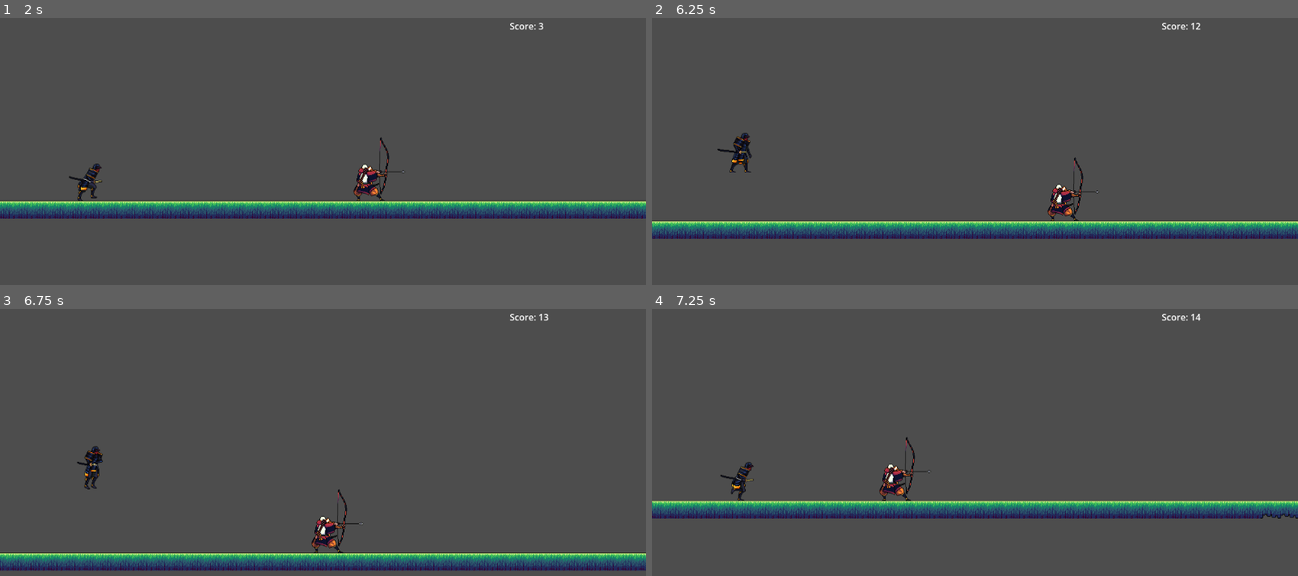
Above: before the commit, frames 1-4 (two rows, left to right).
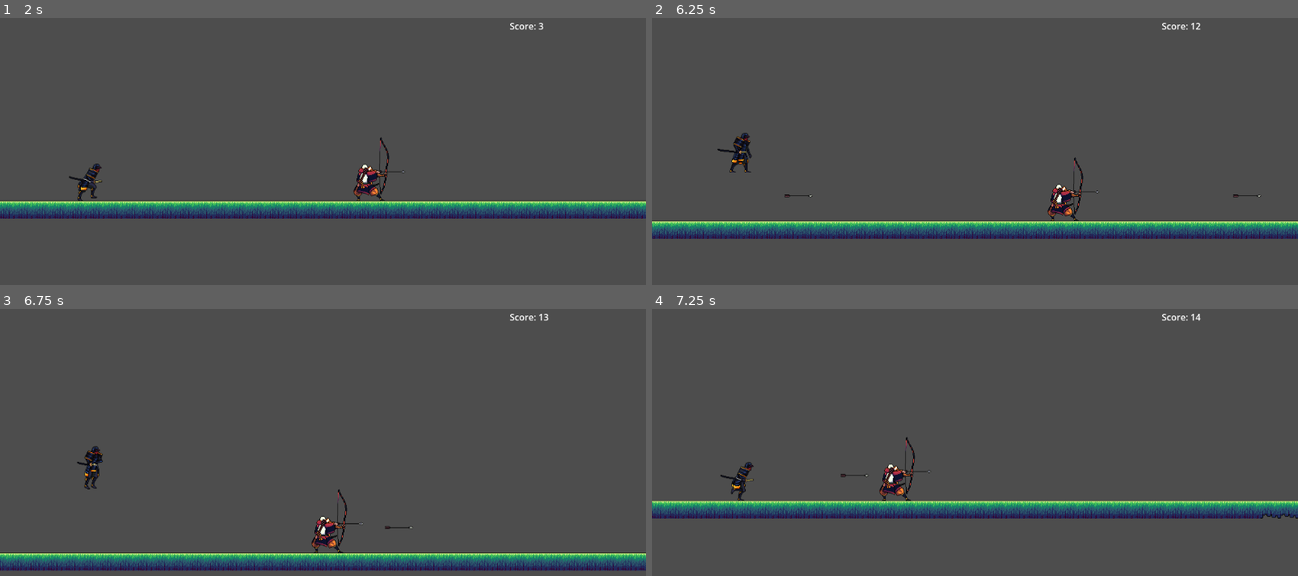
Above: after the commit, the same moments.

Repository: LapaGameDevStudio/PetitNinjaRunner
Game: Godot game, scene res://Main.tscn
Same seed, same stepped clock (60 frames per second), same inputs: the game is played once before the commit and once after it.
Inputs:
- Up to frame 1 (2 s): tap Enter (ui_accept) at 0.5, 0.77, 1.52 s; hold Right (ui_right) from 0.53 s (still down)
- Up to frame 2 (6.25 s): release Right (ui_right) at 2.03 s; hold Left (ui_left) 2.03-4.28 s; tap Enter (ui_accept) at 3.02, 3.77, 4.52, 6.02 s; hold Right (ui_right) from 4.28 s (still down)
- Up to frame 3 (6.75 s): keep holding Right (ui_right)
- Up to frame 4 (7.25 s): keep holding Right (ui_right); tap Enter (ui_accept) at 6.77 s

Frame 1 is identical in both runs. In frame 2, less than 0.1% of the frame differs, in the area x 20-95%, y 66-68%; in frame 3, less than 0.1%; in frame 4, less than 0.1%.

Commit message:
Correct display of arrows with fixed point source

Diff:
--- a/EnemyArrow.gd
+++ b/EnemyArrow.gd
@@ -7,5 +7,9 @@
 	velocity = Vector2(dir, 0) * speed
 	$Sprite2D.flip_h = dir < 0
 
+func _ready():
+	print("🟢 Flèche créée à : ", global_position)
+
 func _process(delta):
 	global_position += velocity * delta
+	print("Flèche position:", global_position)  # Pour debug si tu veux
--- /dev/null
+++ b/Obstacle.tscn
@@ -0,0 +1,18 @@
+[gd_scene load_steps=4 format=3 uid="uid://xkjq3md2s83p"]
+
+[ext_resource type="Texture2D" uid="uid://dnjk00klm8rhg" path="res://bombe.png" id="1_nfn2k"]
+[ext_resource type="Script" path="res://obstacle.gd" id="1_qaun2"]
+
+[sub_resource type="RectangleShape2D" id="RectangleShape2D_qaun2"]
+size = Vector2(74, 67)
+
+[node name="Obstacle" type="StaticBody2D"]
+script = ExtResource("1_qaun2")
+
+[node name="Sprite2D" type="Sprite2D" parent="."]
+position = Vector2(382, 135)
+texture = ExtResource("1_nfn2k")
+
+[node name="CollisionShape2D" type="CollisionShape2D" parent="." groups=["obstacles"]]
+position = Vector2(383, 136.5)
+shape = SubResource("RectangleShape2D_qaun2")
--- a/ninja_enemy.gd
+++ b/ninja_enemy.gd
@@ -1,6 +1,6 @@
 extends Node2D
 
-@export var enemy_arrow_scene: PackedScene
+@export var EnemyArrow: PackedScene
 @export var throw_interval: float = 2.0
 @export var arrow_speed: float = 400.0
 
@@ -16,25 +16,27 @@
 	$ThrowTimer.wait_time = throw_interval
 	$ThrowTimer.timeout.connect(_on_throw_timer_timeout)
 	$ThrowTimer.start()
+	print("ArrowSpawnPoint position:", $CharacterBody2D/ArrowSpawnPoint.global_position)
 
 func _on_throw_timer_timeout():
 	print("Timer timeout fired")
 	shoot_arrow()
 
 func shoot_arrow():
-	if not enemy_arrow_scene:
+	if not EnemyArrow:
 		print("Arrow scene is not assigned!")
 		return
 
-	var arrow = enemy_arrow_scene.instantiate()
+	var arrow = EnemyArrow.instantiate()
+	var dir = -1 if (player.global_position.x - global_position.x) < 0 else 1
 
-	var dir = -1 if (player.global_position.x - global_position.x) < 0 else 1
 	var spawn_pos = $CharacterBody2D/ArrowSpawnPoint.global_position
-	spawn_pos.x += 10 * dir  # small push forward
-	arrow.global_position = spawn_pos
+	spawn_pos.x += 10 * dir
+	#arrow.global_position = spawn_pos
+	arrow.global_position = Vector2(500, -150)
+	get_tree().current_scene.add_child(arrow)
 
 	arrow.set_direction(dir)
-	get_tree().current_scene.add_child(arrow)
 
 	print("Arrow spawn position:", spawn_pos)
 	print("Arrow parent:", arrow.get_parent())
--- a/ninja_enemy.tscn
+++ b/ninja_enemy.tscn
@@ -1,9 +1,9 @@
-[gd_scene load_steps=30 format=3 uid="uid://ckwft703rpb23"]
-
-[ext_resource type="Texture2D" uid="uid://bpy6euv44dm7b" path="res://Assets/Sprites/Enemy/Samurai_Archer/Shot.png" id="1_c0qd7"]
+[gd_scene load_steps=30 format=3 uid="uid://d2h5i6nibvp"]
+
+[ext_resource type="Texture2D" uid="uid://b8p3dby2pkmwv" path="res://Assets/Sprites/Enemy/Samurai_Archer/Shot.png" id="1_c0qd7"]
 [ext_resource type="Script" uid="uid://cjahnrvqbyl8n" path="res://ninja_enemy.gd" id="1_ljjlk"]
-[ext_resource type="Texture2D" uid="uid://1e5c2s2gjtuk" path="res://Assets/Sprites/Enemy/Samurai_Archer/Idle.png" id="2_ljjlk"]
-[ext_resource type="PackedScene" uid="uid://bmkb3dqblkbyj" path="res://EnemyArrow.tscn" id="4_5mj5k"]
+[ext_resource type="PackedScene" uid="uid://3qv5g8wax7d5" path="res://EnemyArrow.tscn" id="2_5mj5k"]
+[ext_resource type="Texture2D" uid="uid://ci7ticbxebvnb" path="res://Assets/Sprites/Enemy/Samurai_Archer/Idle.png" id="2_ljjlk"]
 
 [sub_resource type="AtlasTexture" id="AtlasTexture_5mj5k"]
 atlas = ExtResource("1_c0qd7")
@@ -184,7 +184,7 @@
 
 [node name="NinjaEnemy" type="Node2D"]
 script = ExtResource("1_ljjlk")
-enemy_arrow_scene = ExtResource("4_5mj5k")
+EnemyArrow = ExtResource("2_5mj5k")
 
 [node name="CharacterBody2D" type="CharacterBody2D" parent="."]
 
@@ -200,6 +200,5 @@
 shape = SubResource("RectangleShape2D_45cmg")
 
 [node name="ArrowSpawnPoint" type="Marker2D" parent="CharacterBody2D"]
-position = Vector2(131, -68)
 
 [node name="ThrowTimer" type="Timer" parent="."]
Not shown: 1 places in EnemyArrow.tscn that only renumber resources
Not shown: 1 places in Main.tscn that only renumber resources
